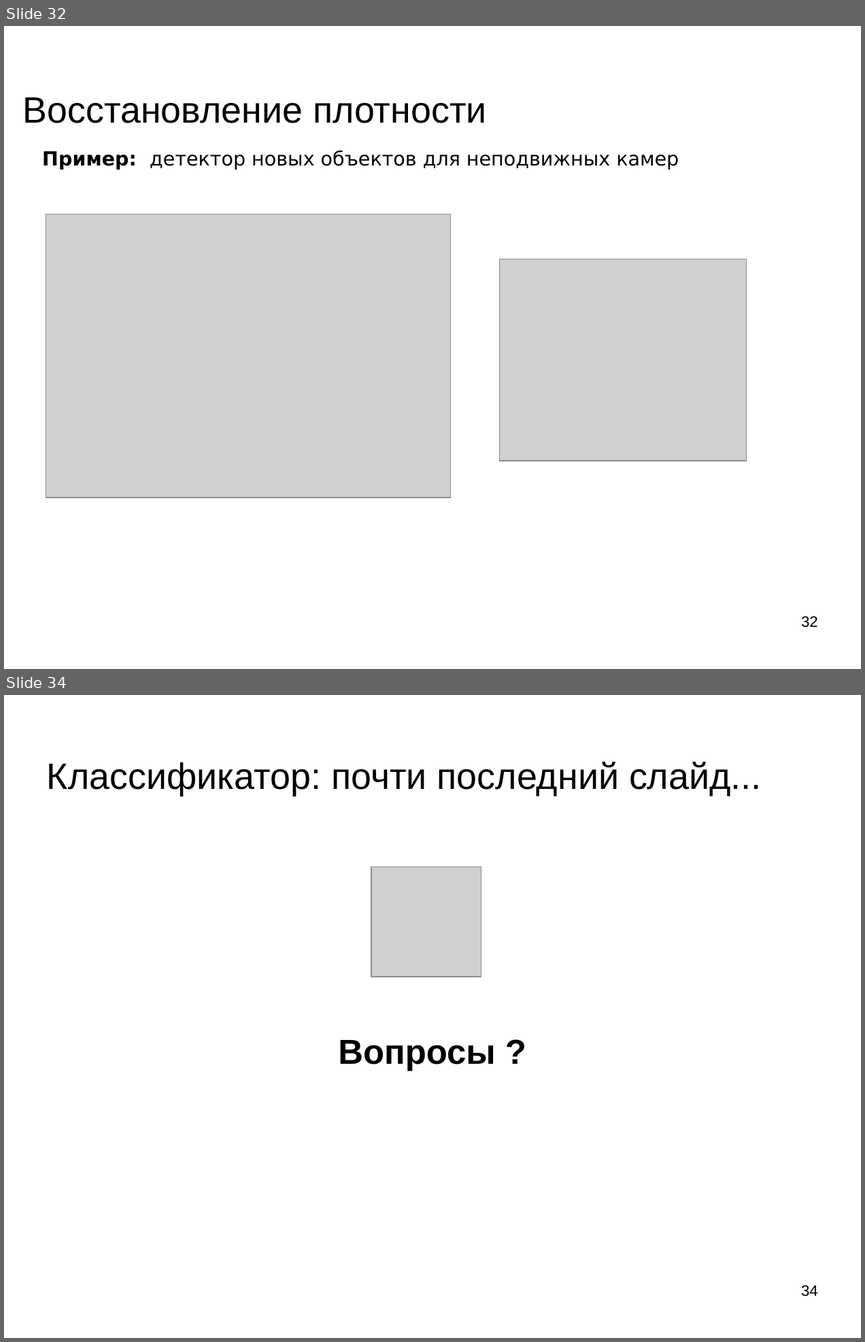
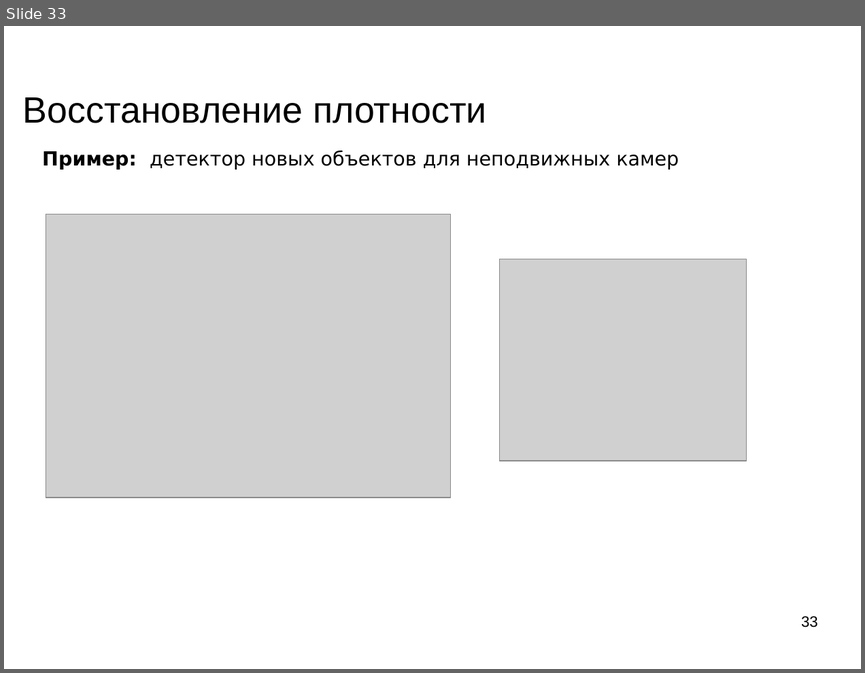
Before and after one commit to mechanoid5/ml_lectorium_legacy, a slide deck: 05-em.odp. Shown one above the other, each under a label of ours: slides 32 and 34 before the commit, slide 33 after it; the slides between them are not shown. The pictures are 865x1342 and 865x673 pixels, drawn with LibreOffice and Linux fonts; fonts in the diff are those of the drawing; grey boxes stand for pictures; background and template pictures are left out. Boxes give left, top, right and bottom in pixels: in the first picture for what was removed or moved away, otherwise in the second. Text is boxed around its words. In the diff, an @@ line names an element or a change of style, - is before the commit and + after.

```diff
--- a/05-em.odp
+++ b/05-em.odp
@@ slide 34 removed at (x1=4, y1=695, x2=861, y2=1338), background picture (left out) @@
@@ title removed at (x1=47, y1=762, x2=761, y2=795) @@
-Классификатор: почти последний слайд...
@@ picture removed at (x1=371, y1=867, x2=481, y2=977) @@
@@ subtitle removed at (x1=338, y1=1040, x2=495, y2=1070) @@
-Вопросы ?
@@ page number removed at (x1=801, y1=1285, x2=818, y2=1296) @@
-34
@@ what was slide 32 is now slide 33 @@
@@ page number at (x1=801, y1=616, x2=818, y2=627): text changed @@
-32
+33
```
Also in this commit, not shown: 3 slides changed, 2 slides added, 3 other files.
